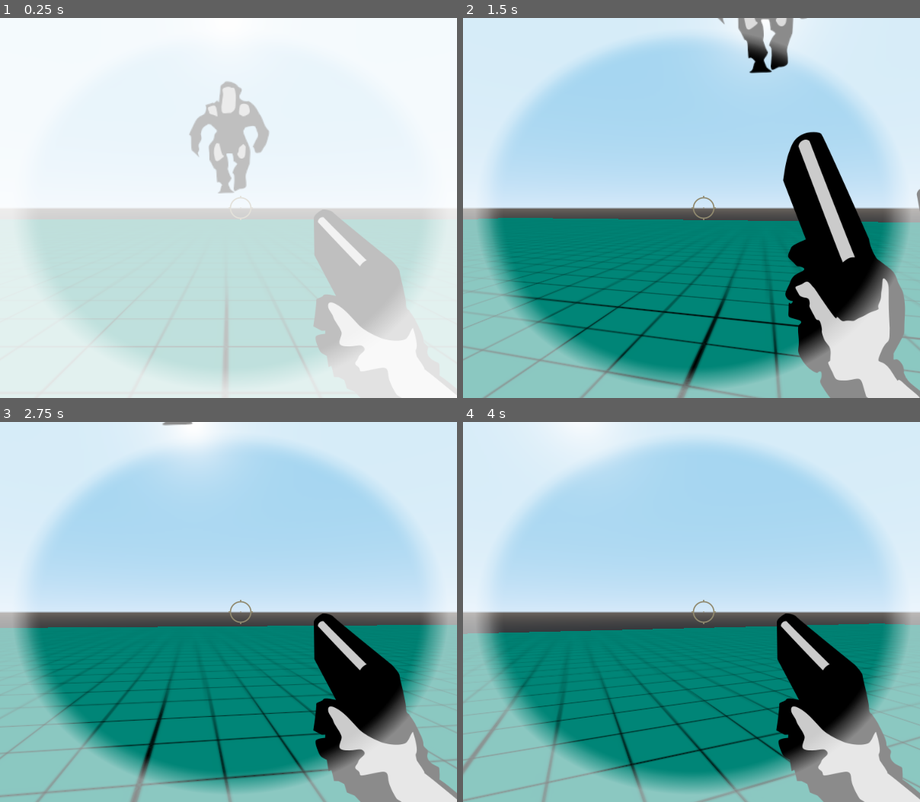
Above: before the commit, frames 1-4 (two rows, left to right).
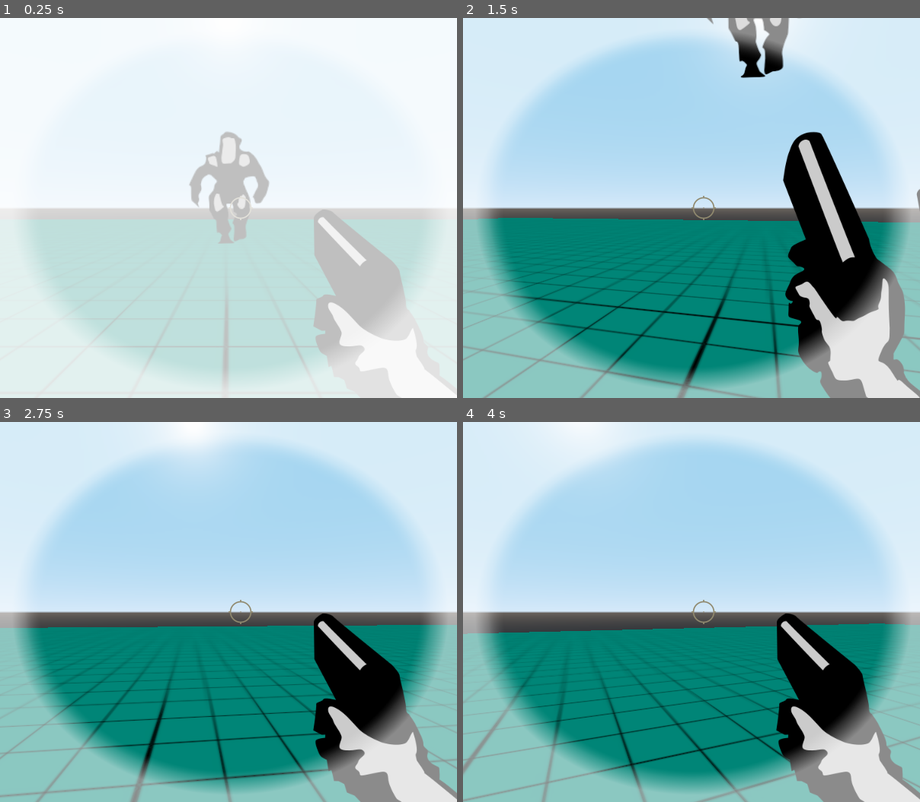
Above: after the commit, the same moments.

Repository: andresleonardobg/Cinco
Game: Godot game, scene res://scenes/test3d.tscn
Two runs of this game, one before a commit and one after it. Both use one fixed random seed, a clock stepped at 60 frames per second and the inputs below. This scene is started directly instead of the project's main scene.
Inputs (mouse positions are in pixels of both pictures, inside the frame that each line leads up to):
- Up to frame 1 (0.25 s): no input
- Up to frame 2 (1.5 s): tap Enter (ui_accept) at 0.5, 0.77 s; move the mouse to (714, 208) at 0.52 s; press the mouse at (714, 208) at 0.53 s; hold W (up) from 0.53 s (still down); move the mouse to (668, 208) at 1.27 s; release the mouse at (668, 208) at 1.28 s; click (668, 208) at 1.35 s
- Up to frame 3 (2.75 s): keep holding W (up); tap Enter (ui_accept) at 1.52 s; move the mouse to (237, 604) at 2.02 s; press the mouse at (237, 604) at 2.03 s
- Up to frame 4 (4 s): keep holding W (up); move the mouse to (686, 619) at 2.77 s; release the mouse at (686, 619) at 2.78 s; click (686, 619) at 2.85 s; tap Enter (ui_accept) at 3.02, 3.77 s; move the mouse to (728, 615) at 3.52 s; press the mouse at (728, 615) at 3.53 s

The runs differ from the first frame. In frame 1, 2.9% of the frame differs, in the area x 41-59%, y 16-60%; in frame 2, 1.2%; in frame 3, less than 0.1%; in frame 4, nothing differs.

Commit message:
setting lights

Diff:
--- a/scenes/level.tscn
+++ b/scenes/level.tscn
@@ -187,7 +187,7 @@
 position = Vector2( 0, 500 )
 color = Color( 0.0235294, 0.235294, 0.286275, 1 )
 
-[node name="lights" type="Node2D" parent="map"]
+[node name="lights" type="Node2D" parent="map" groups=["lights"]]
 
 [node name="Light2D" type="Light2D" parent="map/lights"]
 position = Vector2( 256.773, 2038.68 )
--- a/scenes/test3d.tscn
+++ b/scenes/test3d.tscn
@@ -32,6 +32,7 @@
 }
 
 [node name="enemyKiller" type="KinematicBody" parent="enemyKiller"]
+transform = Transform( 1, 0, 0, 0, 1, 0, 0, 0, 1, 0, -1, 0 )
 script = ExtResource( 3 )
 node = NodePath("../../player")
 
--- a/scripts/3d/enemyKiller.gd
+++ b/scripts/3d/enemyKiller.gd
@@ -12,6 +12,7 @@
 func _physics_process(delta):
 
 
+
 	var vec_to_player = player.translation - translation
 	print(vec_to_player)
 	vec_to_player = vec_to_player.normalized()
--- a/scripts/Global.gd
+++ b/scripts/Global.gd
@@ -6,6 +6,7 @@
 var cabina
 
 onready var nav = get_tree().get_nodes_in_group('navigation')
+onready var lights = get_tree().get_nodes_in_group('lights')
 
 #dialogos
 var inRoom = true
@@ -61,3 +62,12 @@
 	n.name = nm
 	n.block = true
 	parent.call_deferred("add_child", n)
+
+func lights_state(state : bool):
+	for l in lights:
+		l.visible = state
+
+	if state:
+		print('prendidas')
+	else:
+		print('apagadas')
--- a/scripts/interactive.gd
+++ b/scripts/interactive.gd
@@ -11,9 +11,11 @@
 
 func _process(_delta):
 	if $ComputerLab.visible:
+		Global.lights_state(false)
 		$CollisionShape2D.visible = false
 		note.visible = false
 	else:
+		Global.lights_state(true)
 		$CollisionShape2D.visible = true
 		note.visible = true
 
--- a/scripts/note.gd
+++ b/scripts/note.gd
@@ -4,8 +4,13 @@
 export (NodePath) var node
 onready var comp = get_node(node)
 
+
+
 func _on_Area2D_input_event(viewport: Node, event: InputEvent, shape_idx: int) -> void:
 	if Input.is_action_pressed("click"):
+
+		Global.lights_state(false)
+
 		$small.visible = false
 		$big.visible = true
 		Global.vis = false
@@ -14,6 +19,9 @@
 
 func _on_Area2D2_input_event(viewport: Node, event: InputEvent, shape_idx: int) -> void:
 	if Input.is_action_pressed("click"):
+
+		Global.lights_state(true)
+
 		$small.visible = true
 		$big.visible = false
 		Global.vis = true
--- a/scripts/panel.gd
+++ b/scripts/panel.gd
@@ -76,5 +76,6 @@
 
 func _on_Area2D_input_event(viewport: Node, event: InputEvent, shape_idx: int) -> void:
 	if Input.is_action_just_pressed("click"):
+		Global.lights_state(true)
 		Global.vis = true
 		self.visible = false
--- a/scripts/panellevel.gd
+++ b/scripts/panellevel.gd
@@ -5,3 +5,4 @@
 	if Input.is_action_just_pressed("click"):
 		$Sprite.visible = true
 		Global.vis = false
+		Global.lights_state(false)
--- a/scripts/reflection_bathroom.gd
+++ b/scripts/reflection_bathroom.gd
@@ -22,7 +22,8 @@
 	_vis()
 
 func _on_Area2D_input_event(viewport: Node, event: InputEvent, shape_idx: int) -> void:
-	if Input.is_action_pressed("click"):
+	if Input.is_action_just_pressed("click"):
+		Global.lights_state(true)
 		$principal.visible = false
 		$principal/ColorRect.visible = true
 		$Area2D2.visible = true
@@ -31,7 +32,8 @@
 
 
 func _on_Area2D2_input_event(viewport: Node, event: InputEvent, shape_idx: int) -> void:
-	if Input.is_action_pressed("click"):
+	if Input.is_action_just_pressed("click"):
+		Global.lights_state(false)
 		$principal.visible = true
 		$Area2D2.visible = false
 		Global.vis = false
